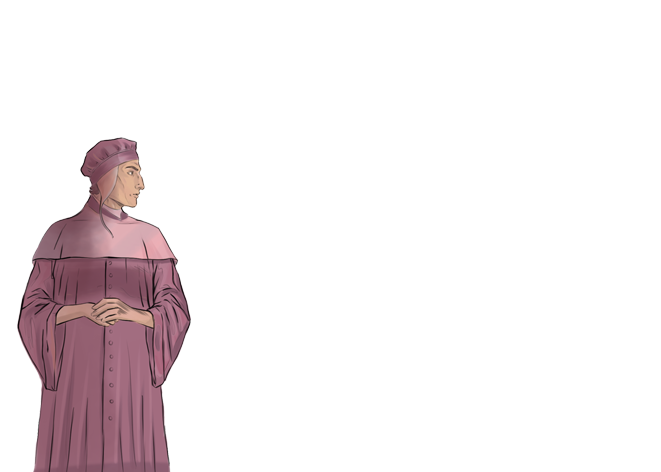
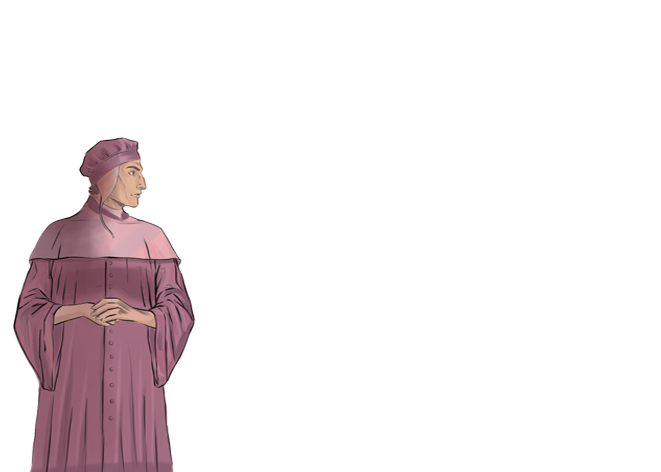
Before/after of a (661, 472) layered artwork. What changed in the layer stack:
painted on "Layer 1" over [13, 137, 195, 472]
